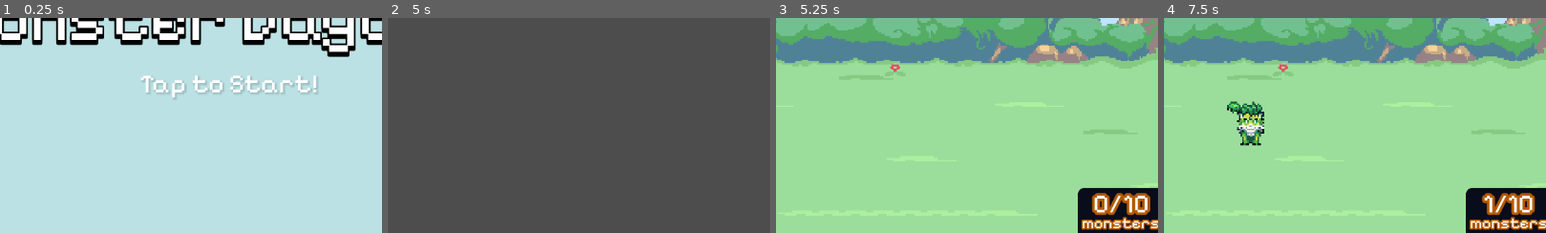
Above: before the commit, frames 1-4 (left to right).
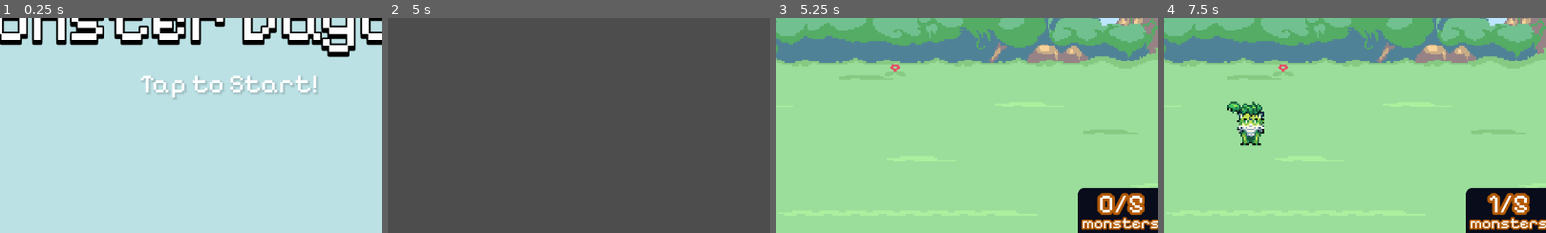
Above: after the commit, the same moments.

Repository: verstraate/monster-daycare
Game: Godot game, scene res://_Scenes/MainMenu/main_menu.tscn
Two runs of this game, one before a commit and one after it. Both use one fixed random seed, a clock stepped at 60 frames per second and the inputs below.
Inputs (mouse positions are % of the whole screen's width and height, from its top left):
- Up to frame 1 (0.25 s): no input
- Up to frame 2 (5 s): click (50, 50) at 0.5 s; click "$0" at 1.25 s; click "Gaia" at 2 s; click "Salamander" at 2.75 s; click "Sylph" at 3.5 s; click "Undine" at 4.25 s
- Up to frame 3 (5.25 s): click "$0" at 5 s
- Up to frame 4 (7.5 s): click "$10K" at 5.75 s; click "$10K" at 6.5 s; click "Gaia" at 7.25 s
The pictures show only the part of the screen within x 20-70%, y 50-100%; the shares and areas given below are measured in that part.

Frames 1-2 are identical in both runs. In frame 3, 1.2% of the frame differs, in the area x 82-98%, y 81-92%; in frame 4, 1.0%.

Commit message:
fix: Reduced max capacity in default enclosure

Diff:
--- a/Resources/Enclosures/default.tres
+++ b/Resources/Enclosures/default.tres
@@ -6,5 +6,5 @@
 [resource]
 script = ExtResource("1_mi3pc")
 type = 0
-max_capacity = 10
+max_capacity = 5
 background_sprite = ExtResource("1_g8rmc")
--- a/Resources/Enclosures/test.tres
+++ /dev/null
@@ -1,10 +0,0 @@
-[gd_resource type="Resource" script_class="BaseEnclosure" load_steps=3 format=3 uid="uid://e5g167cihf4w"]
-
-[ext_resource type="Texture2D" uid="uid://jjteh7iyvycr" path="res://icon.svg" id="1_o6crd"]
-[ext_resource type="Script" uid="uid://cf3ijoxfgw2y6" path="res://Scripts/Resources/base_enclosure.gd" id="2_6gp7o"]
-
-[resource]
-script = ExtResource("2_6gp7o")
-type = 0
-max_capacity = 10
-background_sprite = ExtResource("1_o6crd")
